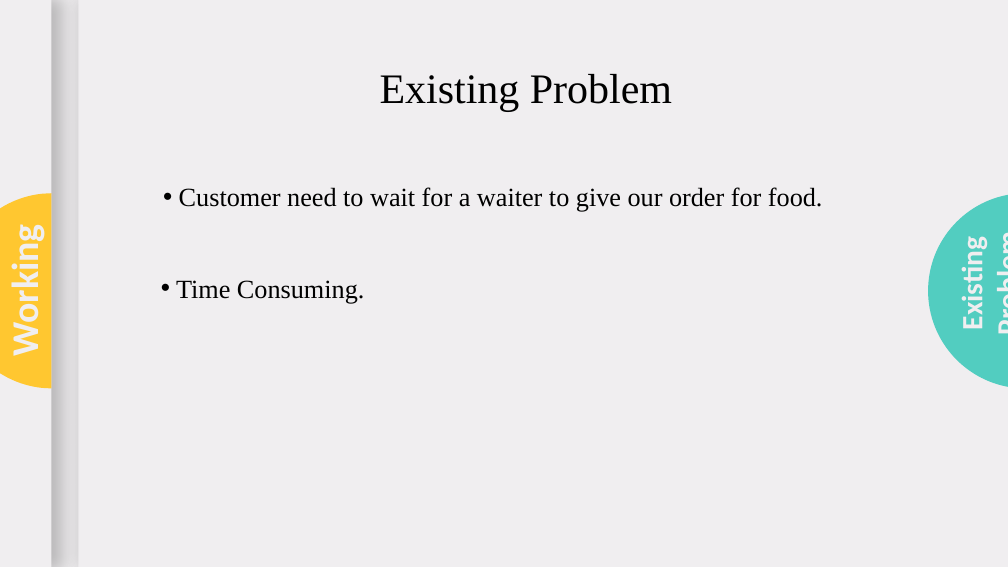
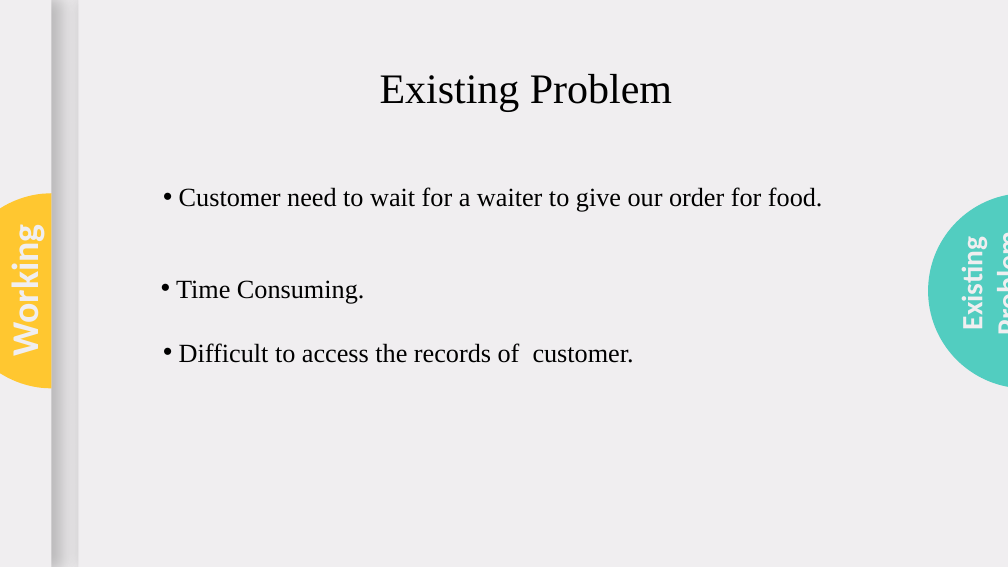
Before and after one commit to snehalhingane/IOE_Project, a slide deck: slide 3 of digital_menu_card_ppt.pptx. Drawn at 1008x567 pixels with LibreOffice and Linux fonts; fonts in the diff are those of the drawing. Boxes give left, top, right and bottom in pixels: in the first picture for what was removed or moved away, otherwise in the second. Text is boxed around its words. In the diff, an @@ line names an element or a change of style, - is before the commit and + after.

```diff
--- a/digital_menu_card_ppt.pptx
+++ b/digital_menu_card_ppt.pptx
@@ text added at [179, 343, 634, 363], 25 pt, text #000000 @@
+• Difficult to access the records of customer.
```
Also in this commit, not shown: 1 other file.
